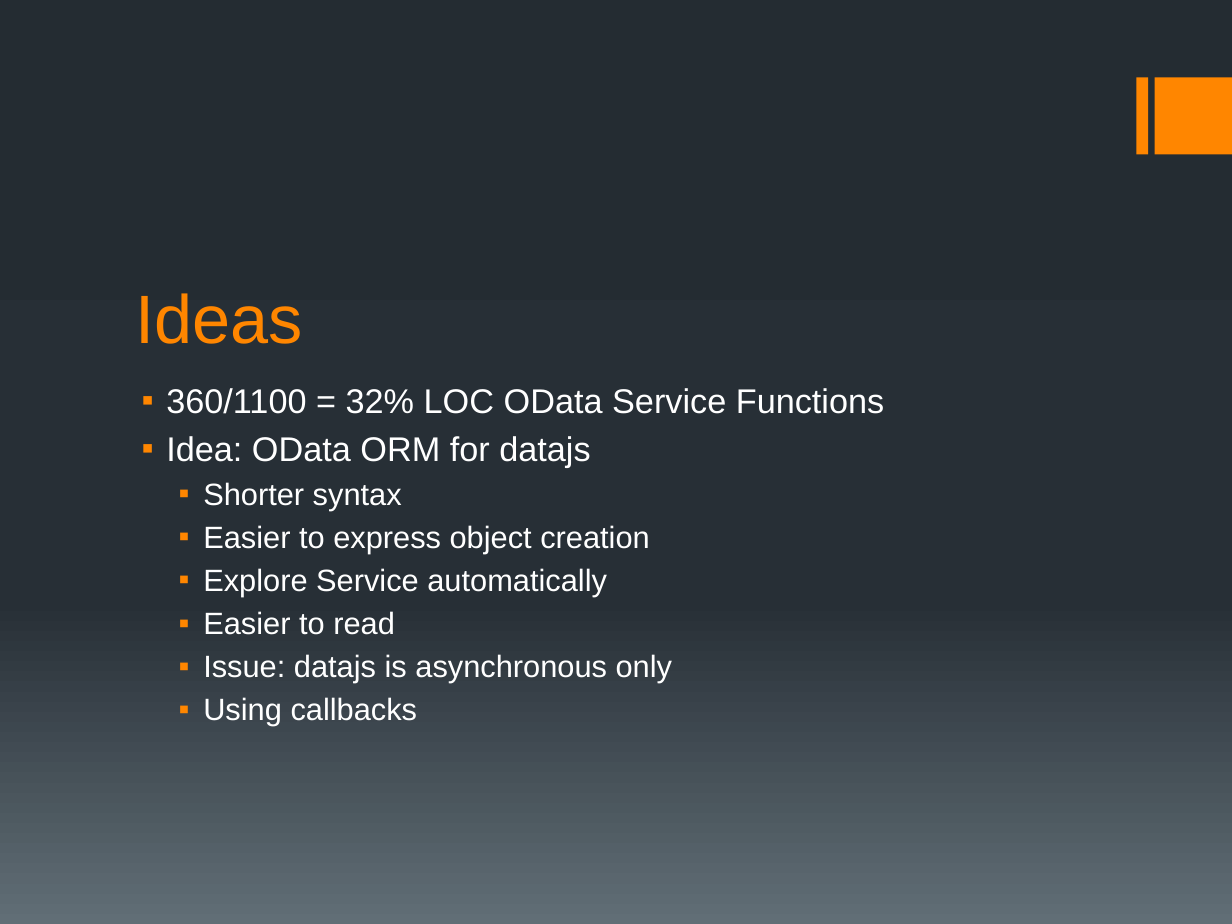
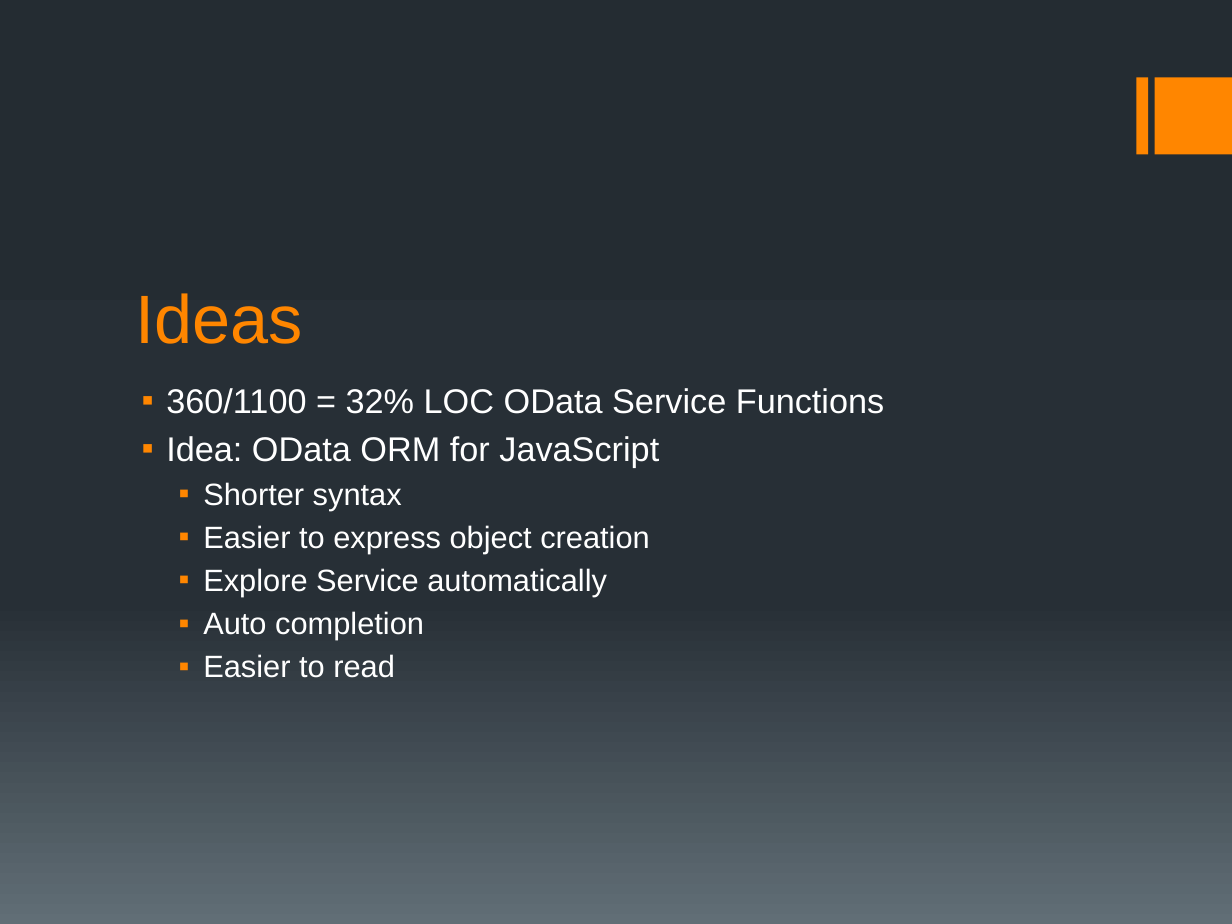
Before and after one commit to fleupold/odataerp, a slide deck: slide 9 of presentation/ODataERP II.pptx. Drawn at 1232x924 pixels with LibreOffice and Linux fonts; fonts in the diff are those of the drawing. Boxes give left, top, right and bottom in pixels: in the first picture for what was removed or moved away, otherwise in the second. Text is boxed around its words. In the diff, an @@ line names an element or a change of style, - is before the commit and + after.

```diff
--- a/presentation/ODataERP II.pptx
+++ b/presentation/ODataERP II.pptx
@@ text at (166, 436, 659, 468): text changed @@
-▪ Idea: OData ORM for datajs
+▪ Idea: OData ORM for JavaScript
@@ text at (203, 611, 424, 640): paragraph added @@
+  ▪ Auto completion
@@ text at (203, 654, 672, 726): paragraphs removed @@
-  ▪ Issue: datajs is asynchronous only
-  ▪ Using callbacks
```
Also in this commit, not shown: 7 other slides changed, 1 slide added, 1 slide removed, 2 other files.
